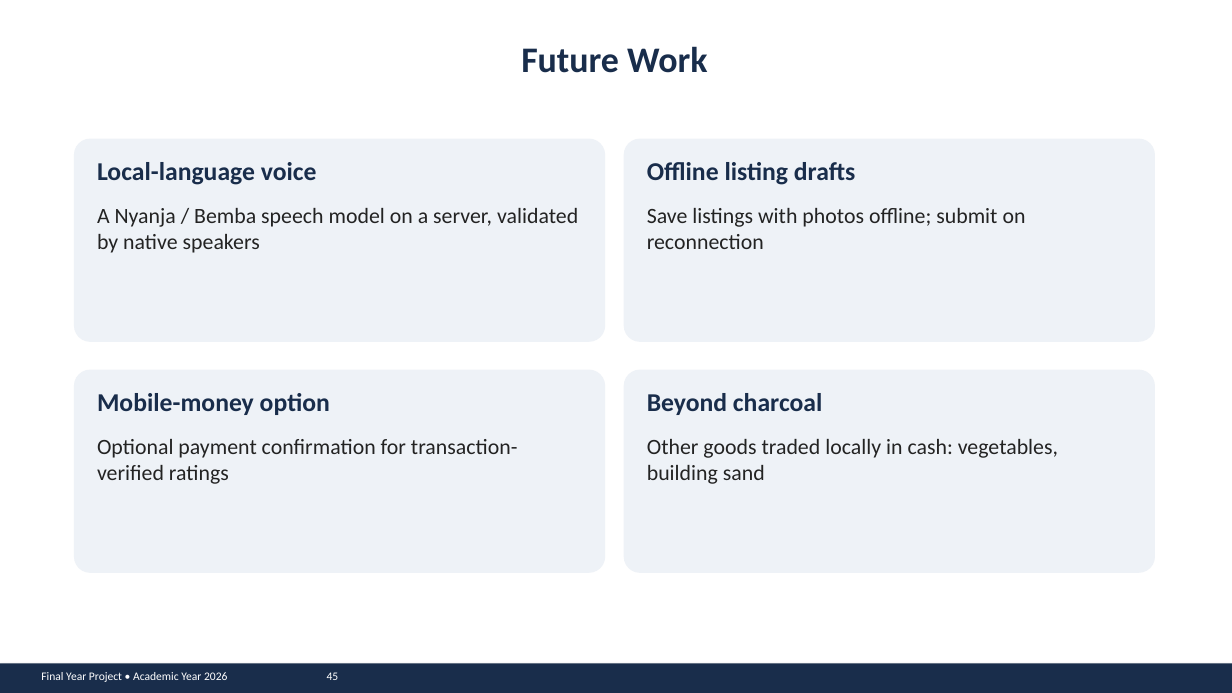
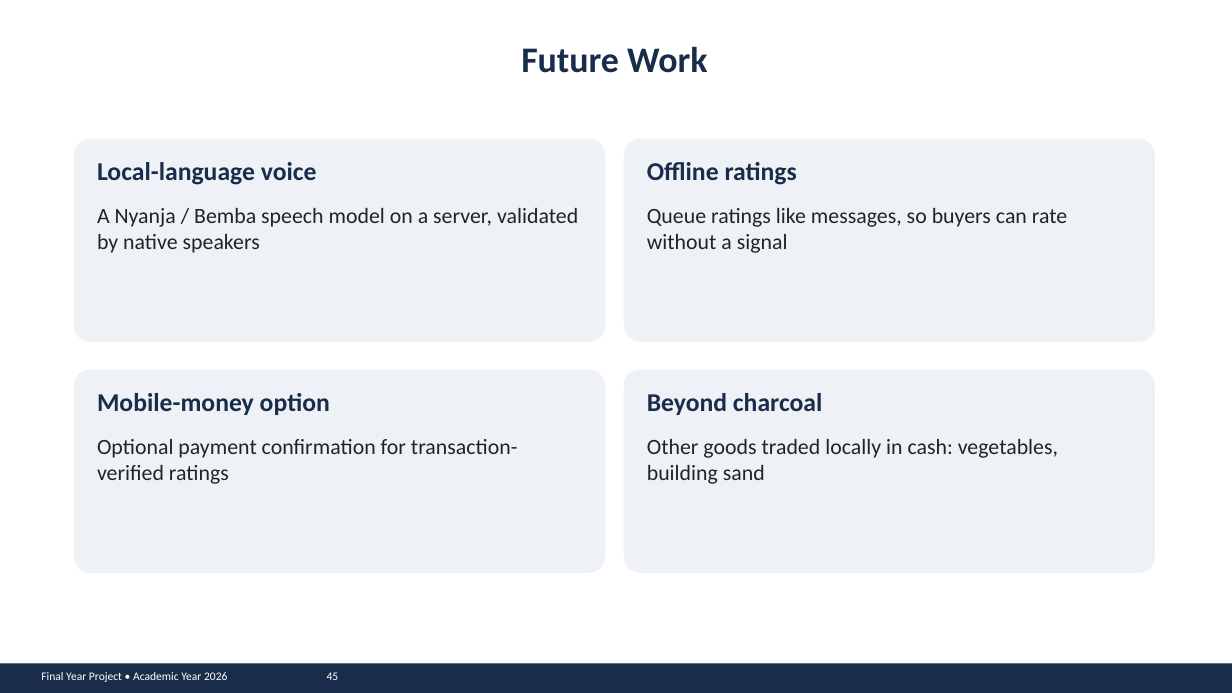
Before and after one commit to john-chola/ZamMarket, a slide deck: slide 45 of docs/presentation/ZamMarket_Presentation.pptx. Drawn at 1232x693 pixels with LibreOffice and Linux fonts; fonts in the diff are those of the drawing. Boxes give left, top, right and bottom in pixels: in the first picture for what was removed or moved away, otherwise in the second. Text is boxed around its words. In the diff, an @@ line names an element or a change of style, - is before the commit and + after.

```diff
--- a/docs/presentation/ZamMarket_Presentation.pptx
+++ b/docs/presentation/ZamMarket_Presentation.pptx
@@ text at (647,162,797,185): text changed @@
-Offline listing drafts
+Offline ratings
@@ text at (647,208,1067,253): text changed @@
-Save listings with photos offline; submit on reconnection
+Queue ratings like messages, so buyers can rate without a signal
```
Also in this commit, not shown: 11 other slides changed, 1 other file.
